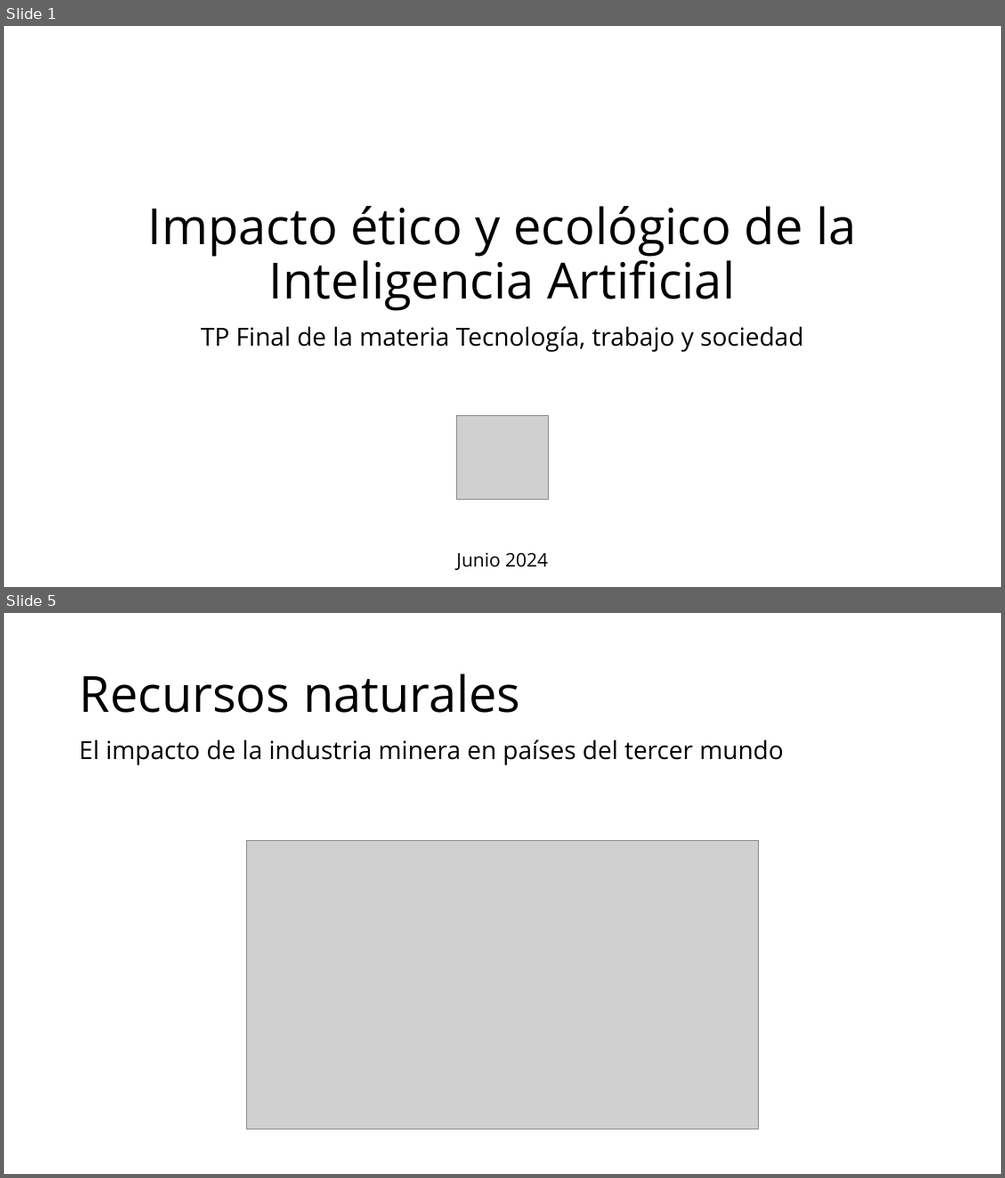
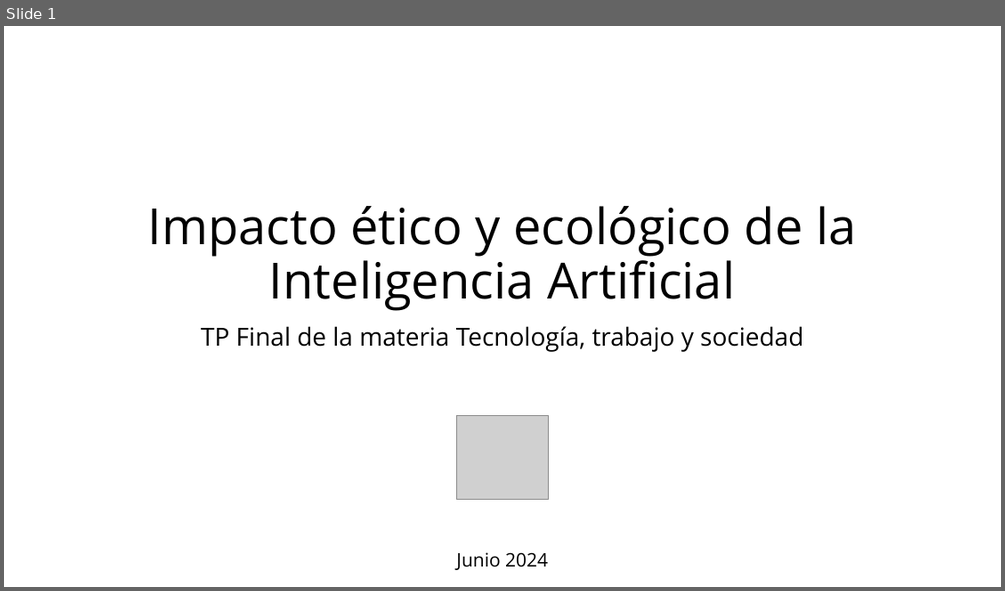
Before and after one commit to kaenovsky/iftsnotes, a slide deck: 314-tts/tp-final/presenta/tts-tp-final-ppt.pptx. Shown one above the other, each under a label of ours: slides 1 and 5 before the commit, slide 1 after it; the slides between them are not shown. The pictures are 1005x1178 and 1005x591 pixels, drawn with LibreOffice and Linux fonts; fonts in the diff are those of the drawing; grey boxes stand for pictures. Boxes give left, top, right and bottom in pixels: in the first picture for what was removed or moved away, otherwise in the second. Text is boxed around its words. In the diff, an @@ line names an element or a change of style, - is before the commit and + after.

```diff
--- a/314-tts/tp-final/presenta/tts-tp-final-ppt.pptx
+++ b/314-tts/tp-final/presenta/tts-tp-final-ppt.pptx
@@ slide 5 removed at box(4, 613, 1001, 1174), background #FFFFFF @@
@@ title removed at box(79, 674, 521, 713) @@
-Recursos naturales
@@ subtitle removed at box(79, 739, 783, 765) @@
-El impacto de la industria minera en países del tercer mundo
@@ picture removed at box(246, 840, 758, 1128) @@
```
Also in this commit, not shown: 3 slides changed, 2 other slides removed, 1 other file.
